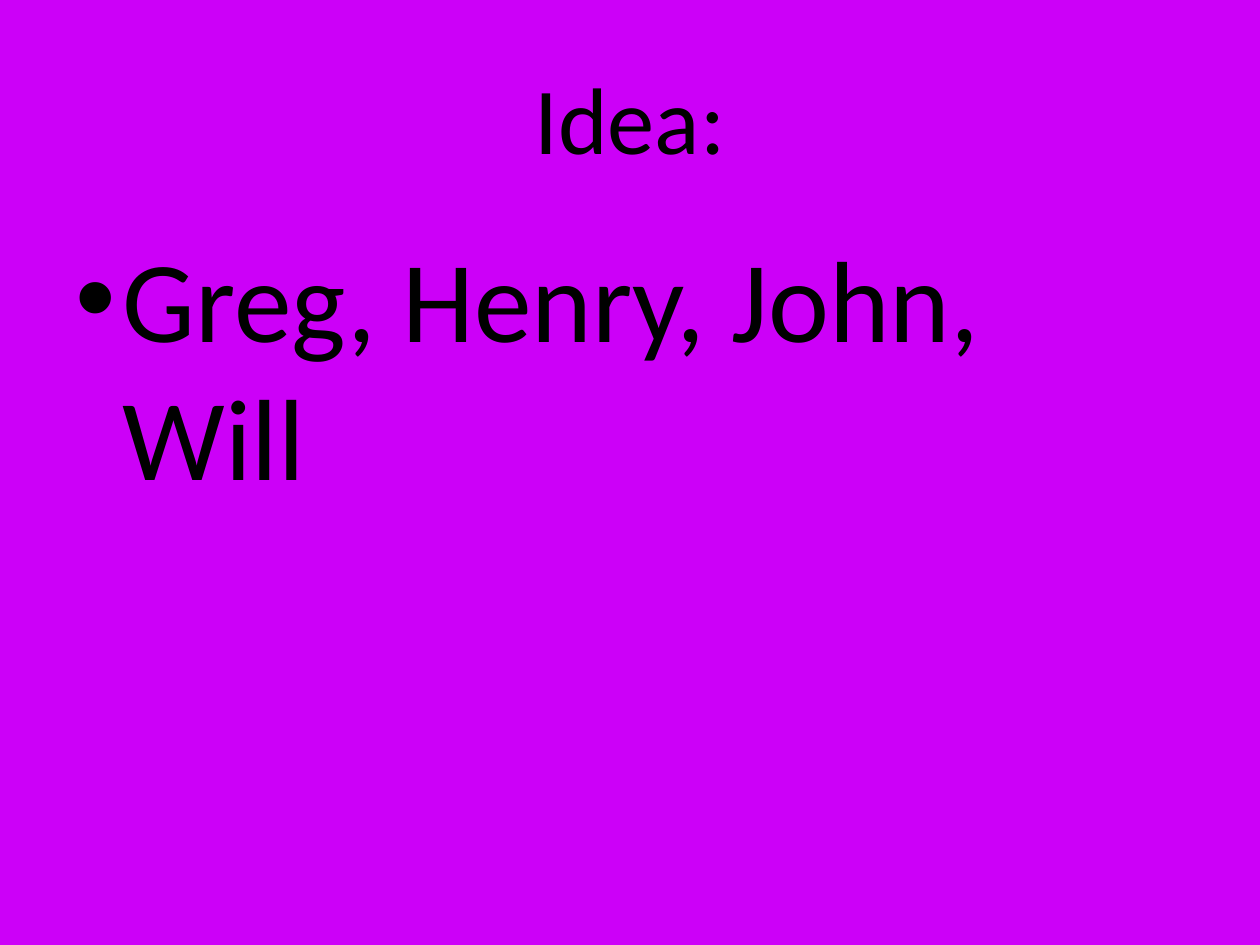
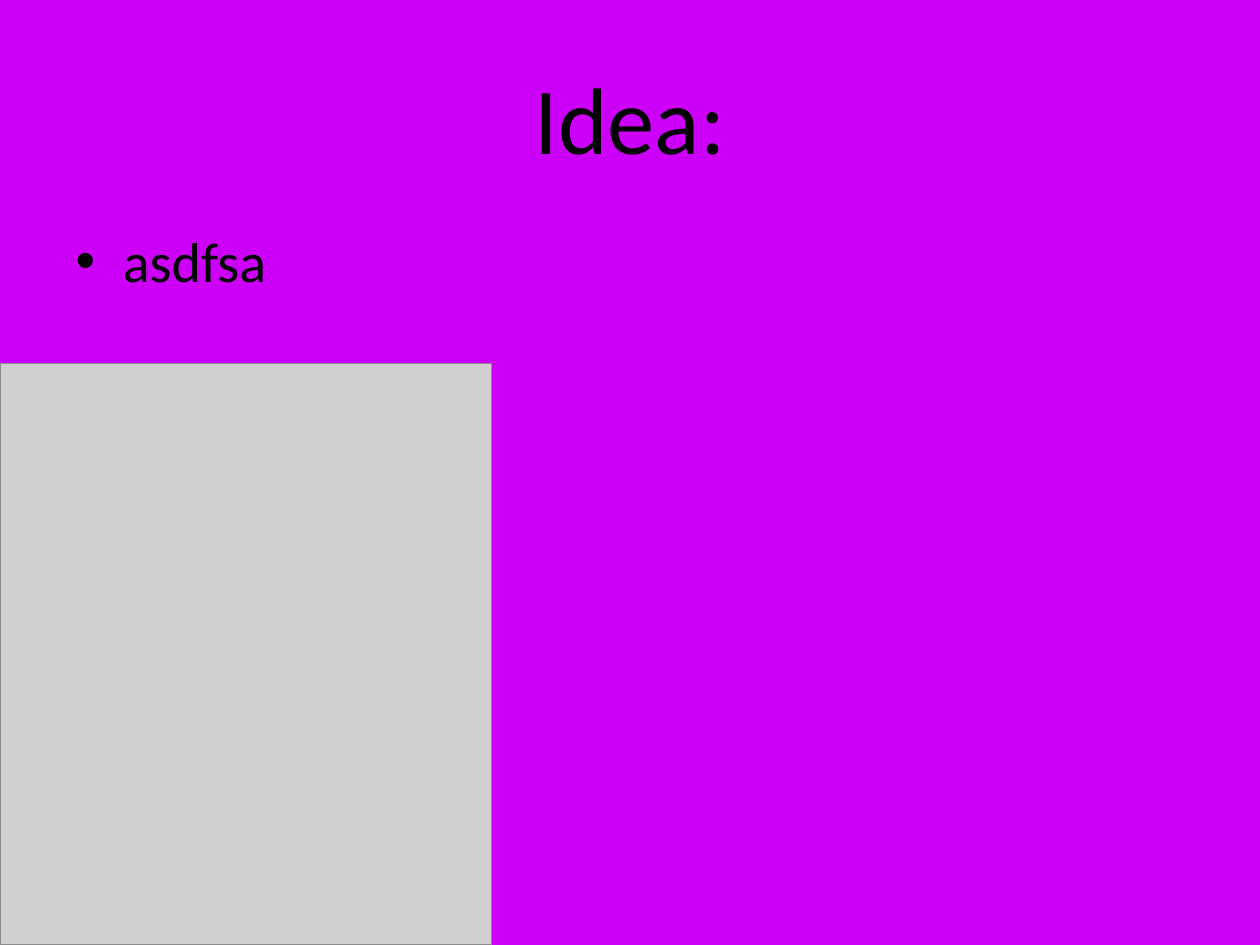
Before and after one commit to jwarshaw/RaspberryDrive, a slide deck: slide 2 of PowerPoint - Raspberry Drive.pptx. Drawn at 1260x945 pixels with LibreOffice and Linux fonts; fonts in the diff are those of the drawing; grey boxes stand for pictures. Boxes give left, top, right and bottom in pixels: in the first picture for what was removed or moved away, otherwise in the second. Text is boxed around its words. In the diff, an @@ line names an element or a change of style, - is before the commit and + after.

```diff
--- a/PowerPoint - Raspberry Drive.pptx
+++ b/PowerPoint - Raspberry Drive.pptx
@@ text at (123, 243, 266, 283): text changed; size 66 to 32 pt @@
-• Greg, Henry, John, Will
+• asdfsa
@@ picture added at (0, 364, 491, 945) @@
```
Also in this commit, not shown: 5 other slides changed, 7 slides added, 1 other file.
